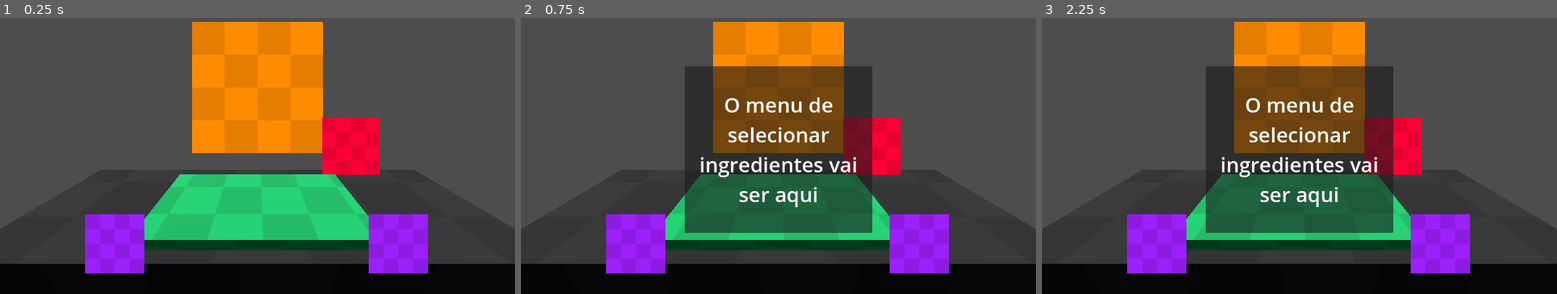
Above: before the commit, frames 1-3 (left to right).
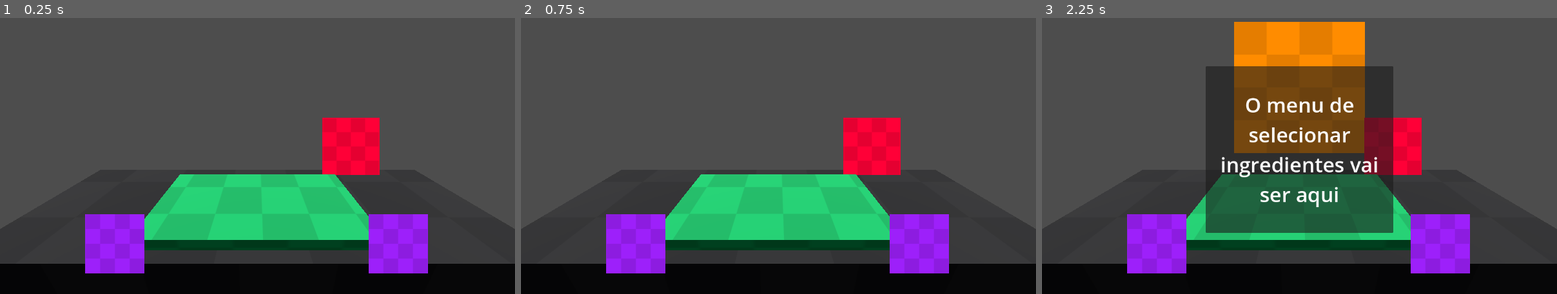
Above: after the commit, the same moments.

Repository: afonsorek/macron-godot
Game: Godot game, scene res://scenes_and_controllers/kitchen_scene.tscn
Two runs of this game, one before a commit and one after it. Both use one fixed random seed, a clock stepped at 60 frames per second and the inputs below.
Inputs:
- Up to frame 1 (0.25 s): no input
- Up to frame 2 (0.75 s): tap Enter at 0.5 s; hold L (action_right) from 0.53 s (still down); hold O (select_ingredient) from 0.53 s (still down)
- Up to frame 3 (2.25 s): tap Space at 1.25 s; release L (action_right) at 1.28 s; release O (select_ingredient) at 1.28 s; hold K (action_down) 1.28-2.03 s; tap O (select_ingredient) at 1.35 s; tap Enter at 2 s; hold L (action_right) from 2.03 s (still down); hold O (select_ingredient) from 2.03 s (still down)

The runs differ from the first frame. In frame 1, 12% of the frame differs, in the area x 37-63%, y 1-49%; in frame 2, 25%, in the area x 31-69%, y 1-78%; in frame 3, nothing differs.

Commit message:
Criados scripts de controle dos monstros

Diff:
--- /dev/null
+++ b/models/monster.gd
@@ -0,0 +1,60 @@
+class_name Monster
+
+#region Enums
+var hunger_levels : Dictionary = {
+	1: "Nibbler",
+	2: "Hungry",
+	3: "Insatiable",
+	4: "Devourer",
+	5: "Ravenous"
+}
+var aggressiveness_levels : Dictionary = {
+	1: "Calm",
+	2: "Opportunistic",
+	3: "Aggressive",
+	4: "Furious",
+	5: "Berserker"
+}
+var impatience_levels : Dictionary = {
+	1: "Patient",
+	2: "Impatient",
+	3: "Immediatist",
+	4: "Hothead",
+	5: "Zero Tolerance"
+}
+#endregion
+
+#region Variables
+var name : StringName
+var descriptions : Array[String]
+var hunger : int
+var aggressiveness : int
+var impatience : int
+var tastes : Dictionary # String -> bool, true se gosta e false se desgosta
+var enter : Callable # (controller : MonsterController) -> void
+var update : Callable # (controller : MonsterController, delta : float) -> void
+var beat : Callable # (controller : MonsterController) -> void
+var exit : Callable # (controller : MonsterController) -> void
+var tips : Array[String]
+
+#endregion
+
+#region Computed properties
+var max_satisfaction : int:
+	get: return 30+hunger*10
+var satisfaction_damage : int:
+	get: return 2*aggressiveness
+var waiting_beats : int:
+	get: return (6-impatience)*4
+#endregion
+
+func _init():
+	pass
+
+#region Public functions
+func get_hunger_level(hunger: int) -> String:
+	return hunger_levels[hunger]
+#endregion
+
+#region Subclasses
+#endregion
--- a/scenes_and_controllers/kitchen_controller.gd
+++ b/scenes_and_controllers/kitchen_controller.gd
@@ -11,9 +11,9 @@
 #endregion
 
 #region Variables
-@onready var current_monster = %Monster
-@onready var ingredient_controller = %Ingredient as IngredientController
-@onready var ui_view = %KitchenUIView as KitchenUiView
+@onready var monster_controller := %Monster as MonsterController
+@onready var ingredient_controller := %Ingredient as IngredientController
+@onready var ui_view := %KitchenUIView as KitchenUiView
 var processed_ingredients : Array[Ingredient] = []
 var is_selecting_ingredient := false
 #endregion
@@ -29,7 +29,10 @@
 	pass
 
 func _ready():
+	# Connect signals
 	ingredient_controller.sending_ingredient.connect(ingredient_sent)
+	# Spawn monster
+	_spawn_monster()
 
 func _process(_delta):
 	_process_inputs(_delta)
@@ -61,15 +64,25 @@
 	processed_ingredients.clear()
 
 func _process_inputs(_delta):
-	if is_selecting_ingredient && Input.is_action_just_pressed("action_up"):
-		ingredient_controller.set_ingredient_by_name("batata")
-		ui_view.hide_select_ingredient()
-	elif Input.is_action_just_pressed("select_ingredient"):
-		is_selecting_ingredient = true
-		ui_view.show_select_ingredient()
-	elif Input.is_action_just_released("select_ingredient"):
+	if monster_controller.has_monster:
+		if Input.is_action_just_pressed("select_ingredient"):
+			_select_ingredient()
+		elif is_selecting_ingredient && Input.is_action_just_pressed("action_up"):
+			ingredient_controller.set_ingredient_by_name("batata")
+			ui_view.hide_select_ingredient()
+	if Input.is_action_just_released("select_ingredient"):
 		is_selecting_ingredient = false
 		ui_view.hide_select_ingredient()
+
+func _select_ingredient():
+	is_selecting_ingredient = true
+	ui_view.show_select_ingredient()
+
+func _spawn_monster():
+	await get_tree().create_timer(2.0).timeout
+	monster_controller.set_monster(Monster.new())
+	if !is_selecting_ingredient && Input.is_action_pressed("select_ingredient"):
+		_select_ingredient()
 
 #endregion
 
--- a/scenes_and_controllers/kitchen_scene.tscn
+++ b/scenes_and_controllers/kitchen_scene.tscn
@@ -6,7 +6,7 @@
 [ext_resource type="Texture2D" uid="uid://bd2nns57epp1s" path="res://assets/prototype_textures/PNG/Green/texture_09.png" id="4_v2nr6"]
 [ext_resource type="Texture2D" uid="uid://dvolbum05d6dc" path="res://assets/prototype_textures/PNG/Red/texture_09.png" id="5_3yrrq"]
 [ext_resource type="PackedScene" uid="uid://cu4nvbf4m386a" path="res://scenes_and_controllers/ingredient.tscn" id="6_tprpm"]
-[ext_resource type="Texture2D" uid="uid://c2y2w252cg76b" path="res://assets/prototype_textures/PNG/Orange/texture_09.png" id="7_74awe"]
+[ext_resource type="PackedScene" uid="uid://0pexkfpet1an" path="res://scenes_and_controllers/monster.tscn" id="7_sxhc7"]
 [ext_resource type="PackedScene" uid="uid://d2fdmbv3amdhn" path="res://views/kitchen_ui_view.tscn" id="8_e8gji"]
 
 [sub_resource type="Environment" id="Environment_mj3wy"]
@@ -72,14 +72,9 @@
 unique_name_in_owner = true
 transform = Transform3D(1, 0, 0, 0, 1, 0, 0, 0, 1, 0.02, 1.084, 1.08)
 
-[node name="Monster" type="Node3D" parent="."]
+[node name="Monster" parent="." instance=ExtResource("7_sxhc7")]
 unique_name_in_owner = true
 transform = Transform3D(1, 0, 0, 0, 1, 0, 0, 0, 1, 2.08165e-12, 1.41, -7.353)
 
-[node name="Sprite3D" type="Sprite3D" parent="Monster"]
-transform = Transform3D(0.64, 0, 0, 0, 0.64, 0, 0, 0, 0.64, 2.08165e-12, 2.08165e-12, 2.08165e-12)
-billboard = 1
-texture = ExtResource("7_74awe")
-
 [node name="KitchenUIView" parent="." instance=ExtResource("8_e8gji")]
 unique_name_in_owner = true
--- /dev/null
+++ b/scenes_and_controllers/monster.tscn
@@ -0,0 +1,18 @@
+[gd_scene load_steps=4 format=3 uid="uid://0pexkfpet1an"]
+
+[ext_resource type="Script" path="res://scenes_and_controllers/monster_controller.gd" id="1_h02wp"]
+[ext_resource type="Texture2D" uid="uid://c2y2w252cg76b" path="res://assets/prototype_textures/PNG/Orange/texture_09.png" id="1_q7egg"]
+[ext_resource type="Script" path="res://views/monster_view.gd" id="2_6obq7"]
+
+[node name="Monster" type="Node3D"]
+script = ExtResource("1_h02wp")
+
+[node name="View" type="Node3D" parent="."]
+unique_name_in_owner = true
+visible = false
+script = ExtResource("2_6obq7")
+
+[node name="Sprite3D" type="Sprite3D" parent="View"]
+transform = Transform3D(0.64, 0, 0, 0, 0.64, 0, 0, 0, 0.64, 2.08165e-12, 0, 0)
+billboard = 1
+texture = ExtResource("1_q7egg")
--- /dev/null
+++ b/scenes_and_controllers/monster_controller.gd
@@ -0,0 +1,51 @@
+extends Node3D
+class_name MonsterController
+
+#region Enums
+#endregion
+
+#region Parameters (consts and exportvars)
+#endregion
+
+#region Signals
+#endregion
+
+#region Variables
+var current_monster : Monster
+var satisfaction : int
+@onready var view := %View as MonsterView
+#endregion
+
+#region Computed properties
+var has_monster : bool :
+	get: return current_monster != null
+#endregion
+
+#region Event functions
+func _init():
+	pass
+
+func _enter_tree():
+	pass
+
+func _ready():
+	pass
+
+func _process(_delta):
+	pass
+
+func _physics_process(_delta):
+	pass
+#endregion
+
+#region Public functions
+func set_monster(monster: Monster) -> void:
+	view.show()
+	current_monster = monster
+#endregion
+
+#region Private functions
+#endregion
+
+#region Subclasses
+#endregion
--- /dev/null
+++ b/views/monster_view.gd
@@ -0,0 +1,43 @@
+extends Node3D
+class_name MonsterView
+
+#region Enums
+#endregion
+
+#region Parameters (consts and exportvars)
+#endregion
+
+#region Signals
+#endregion
+
+#region Variables
+#endregion
+
+#region Computed properties
+#endregion
+
+#region Event functions
+func _init():
+	pass
+
+func _enter_tree():
+	pass
+
+func _ready():
+	pass
+
+func _process(_delta):
+	pass
+
+func _physics_process(_delta):
+	pass
+#endregion
+
+#region Public functions
+#endregion
+
+#region Private functions
+#endregion
+
+#region Subclasses
+#endregion
